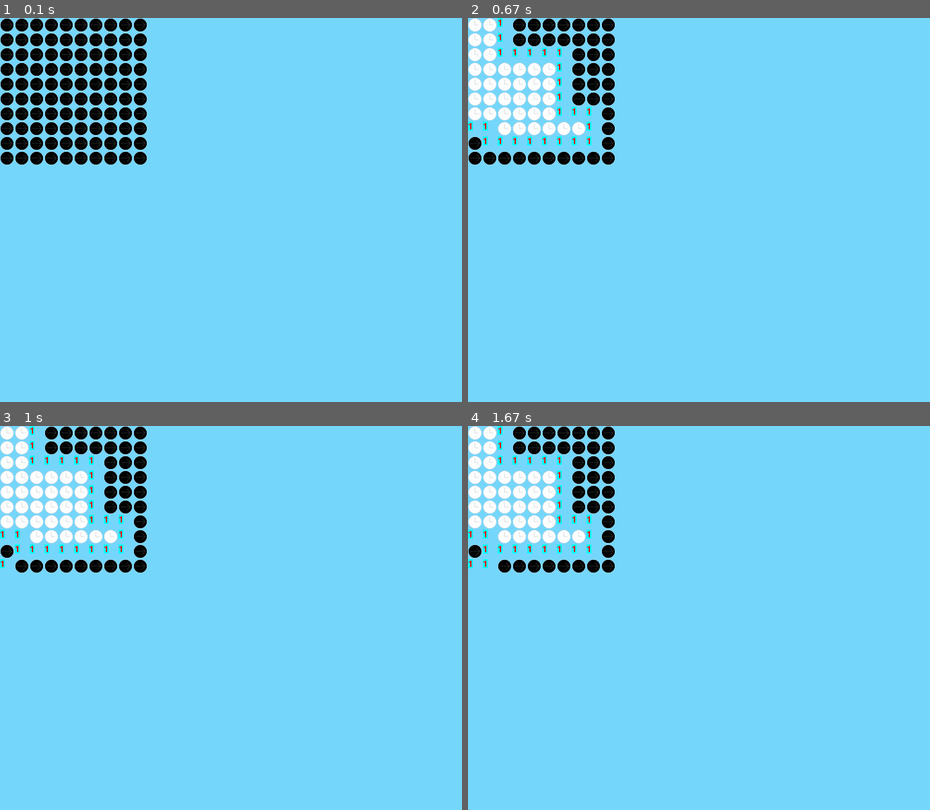
Above: before the commit, frames 1-4 (two rows, left to right).
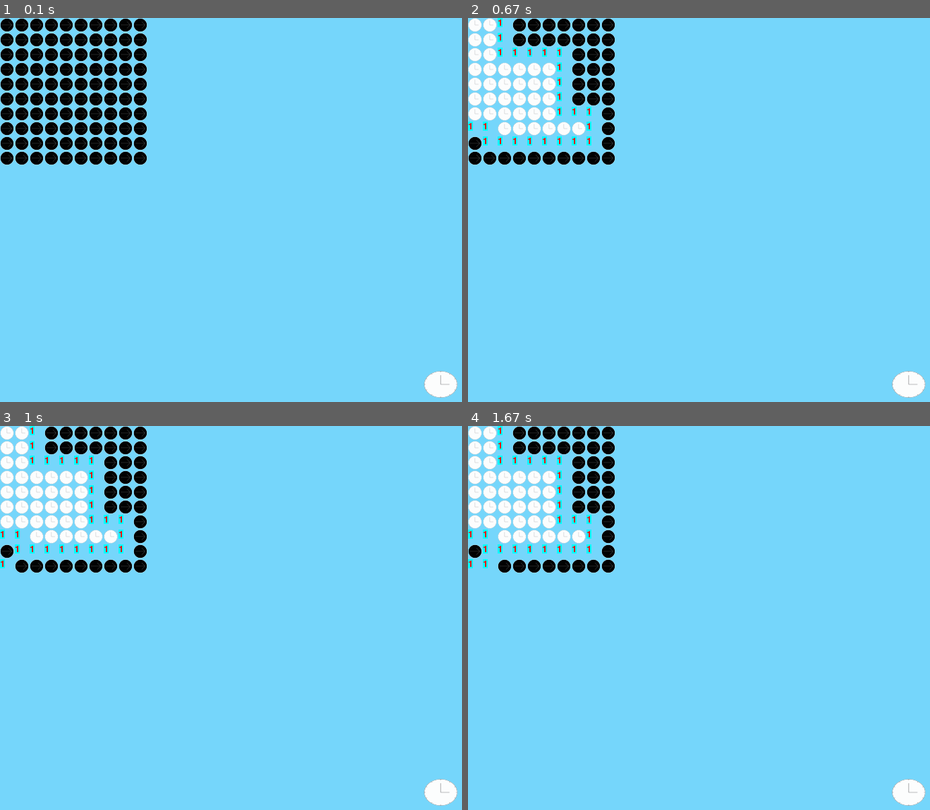
Above: after the commit, the same moments.

Repository: DevSum/minesweeper
Game: pygame game, started from game_controller.py
The game is run twice, just before and just after one commit, with the same random seed, the same clock (stepped at 60 frames per second) and the same inputs.
Inputs (mouse positions are in pixels of both pictures, inside the frame that each line leads up to):
- Up to frame 1 (0.1 s): no input
- Up to frame 2 (0.67 s): click (477, 25) at 0.38 s
- Up to frame 3 (1 s): click (9, 568) at 0.72 s
- Up to frame 4 (1.67 s): click (491, 568) at 1.55 s

The runs differ from the first frame. In frame 1, 0.4% of the frame differs, in the area x 91-100%, y 91-99%; in frame 2, 0.4%; in frame 3, 0.4%; in frame 4, 0.4%.

Commit message:
feature: new game

Diff:
--- a/component/button.py
+++ b/component/button.py
@@ -1,3 +1,5 @@
+import pygame
+
 from .component import Component
 
 
@@ -9,3 +11,9 @@
     def click(self, *args):
         if self.click:
             return self.click(args)
+
+    def draw(self, screen: pygame.Surface):
+        white = pygame.image.load("resources/white.png")
+        white = pygame.transform.smoothscale(white, (self.width, self.height))
+        self.face = white
+        screen.blit(self.face, (self.left, self.top))
--- a/mine_sweeper_windows.py
+++ b/mine_sweeper_windows.py
@@ -15,10 +15,13 @@
         for i in range(game.row_n):
             for j in range(game.col_n):
                 self.components.append(GridComponent(i * 21, j * 21, game.board.get_grid(i, j), click_callback=self.open_grid(i, j)))
-        # self.components.append(Button(600, 600))
+        self.components.append(Button(600, 500, 50, 40, click_callback=self.new_game))
 
     def open_grid(self, row, col):
         return lambda: self.game.open(row, col)
 
     def flatten_components(self):
         return self.components
+
+    def new_game(self):
+        self.game.new_game()
--- a/minesweeper_game/board.py
+++ b/minesweeper_game/board.py
@@ -8,10 +8,12 @@
         self.row_n = row_n
         self.col_n = col_n
 
-        self.board = [[Grid(i, j, False, False) for j in range(col_n)] for i in range(row_n)]
+        self.board = [[Grid(i, j) for j in range(col_n)] for i in range(row_n)]
 
     def refresh_grid(self):
-        self.board = [[Grid(i, j, False, False) for j in range(self.col_n)] for i in range(self.row_n)]
+        for row in self.board:
+            for col in row:
+                col.new()
 
     def get_grid(self, row, col):
         return self.board[row][col]
--- a/minesweeper_game/grid.py
+++ b/minesweeper_game/grid.py
@@ -1,5 +1,5 @@
 class Grid:
-    def __init__(self, row: int, col: int, mine: bool, flag: bool):
+    def __init__(self, row: int, col: int, mine: bool = False, flag: bool = False):
         self.number = -1
         self.row = row
         self.col = col
@@ -17,3 +17,8 @@
 
     def get_number(self):
         return self.number
+
+    def new(self):
+        self.number = -1
+        self.flag = False
+        self.mine = False
